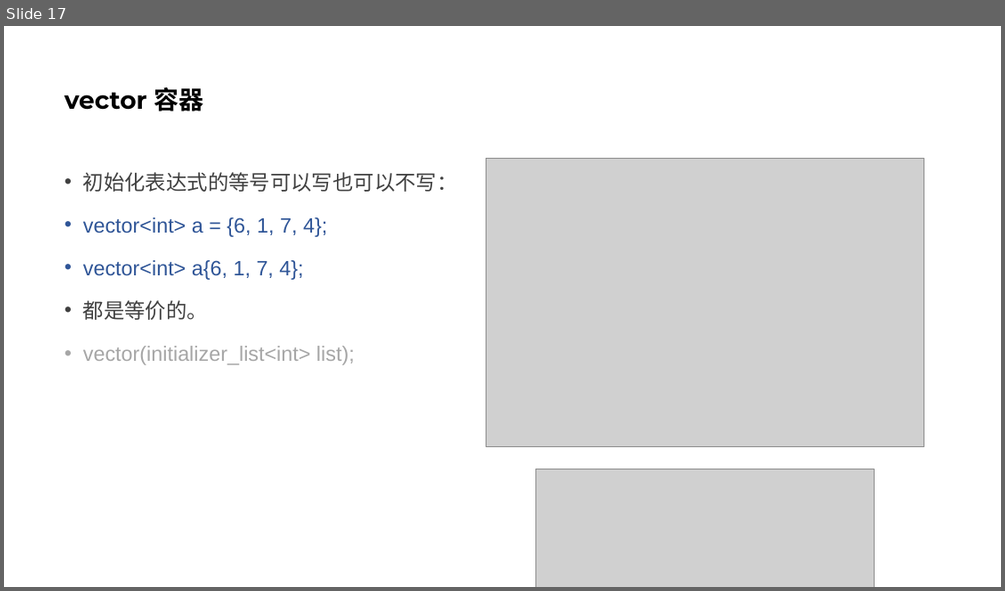
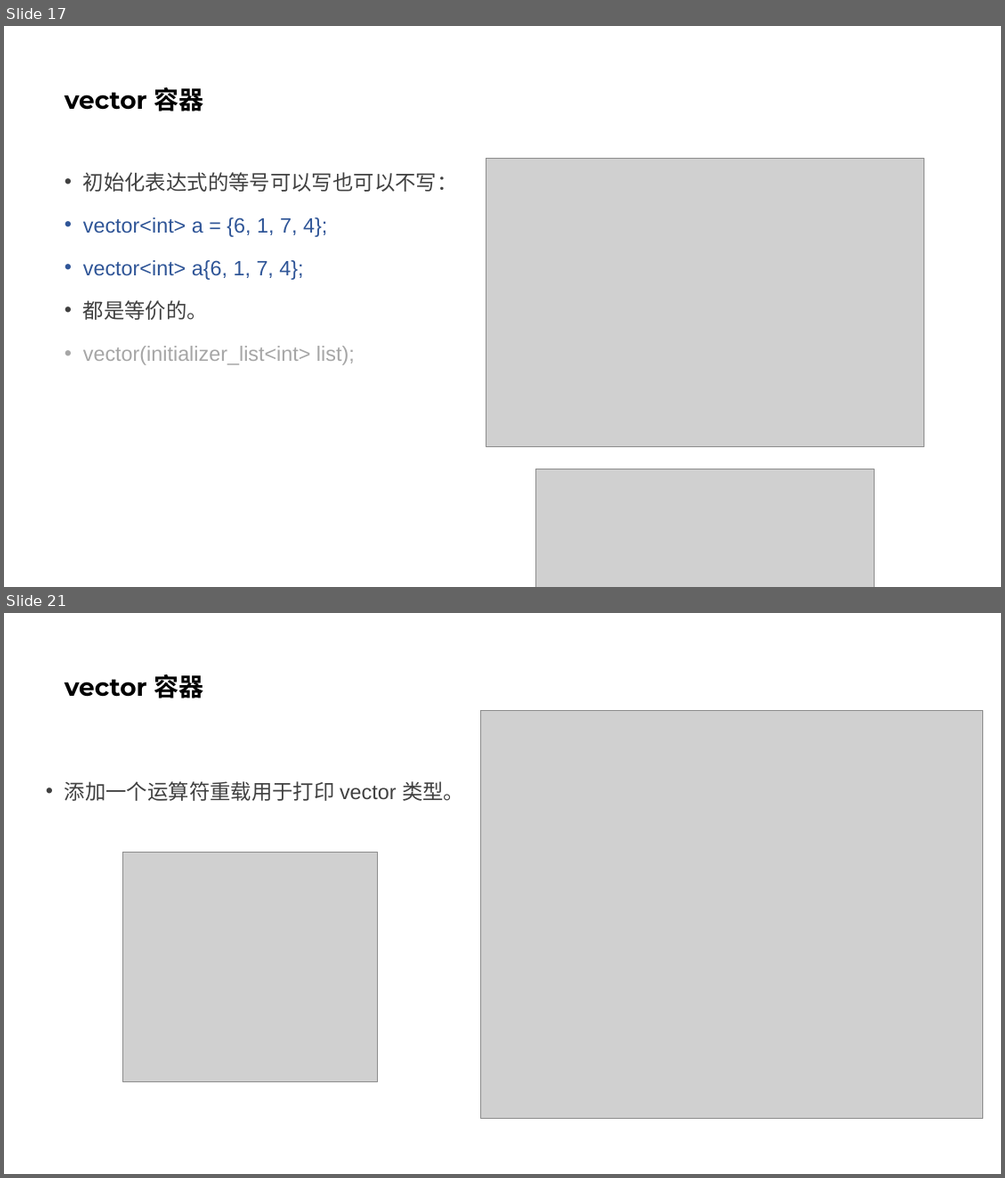
Before and after one commit to parallel101/course, a slide deck: 13/slides.pptx. Shown one above the other, each under a label of ours: slide 17 before the commit, slides 17 and 21 after it; the slides between them are not shown. The pictures are 1005x591 and 1005x1178 pixels, drawn with LibreOffice and Linux fonts; fonts in the diff are those of the drawing; grey boxes stand for pictures. Boxes give left, top, right and bottom in pixels: in the first picture for what was removed or moved away, otherwise in the second. Text is boxed around its words. In the diff, an @@ line names an element or a change of style, - is before the commit and + after.

Commit message:
add vector slides

```diff
--- a/13/slides.pptx
+++ b/13/slides.pptx
@@ slide 21 added at bbox=[4, 613, 1001, 1174], background #FFFFFF @@
@@ title added at bbox=[65, 674, 204, 698], 24 pt, text #000000, bold @@
+vector 容器
@@ picture added at bbox=[481, 711, 983, 1119] @@
@@ text added at bbox=[65, 781, 464, 801], 20 pt, text #404040 @@
+• 添加一个运算符重载用于打印 vector 类型。
@@ picture added at bbox=[123, 852, 377, 1082] @@
```
Also in this commit, not shown: 1 slide changed, 5 other slides added, 6 other files.
